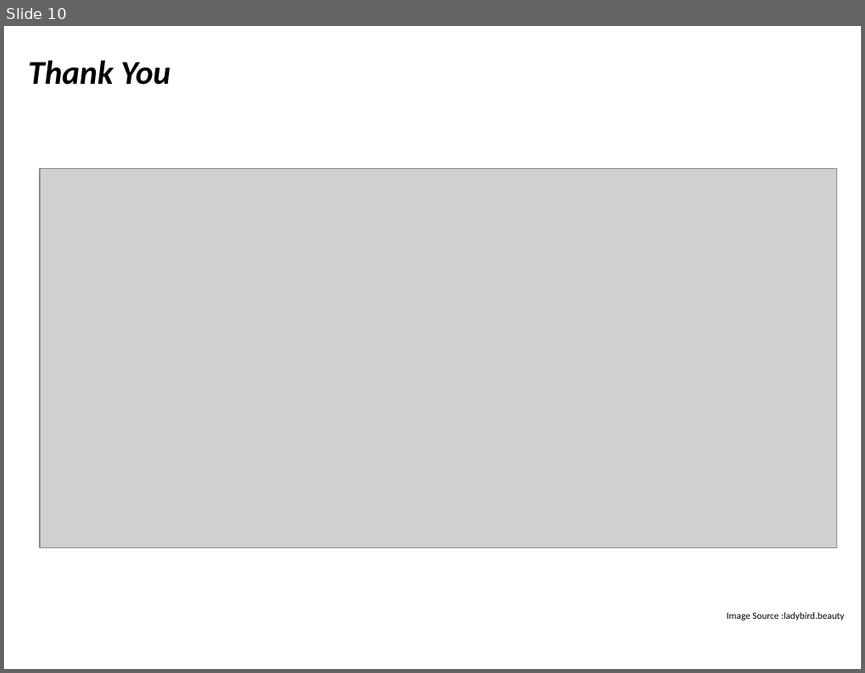
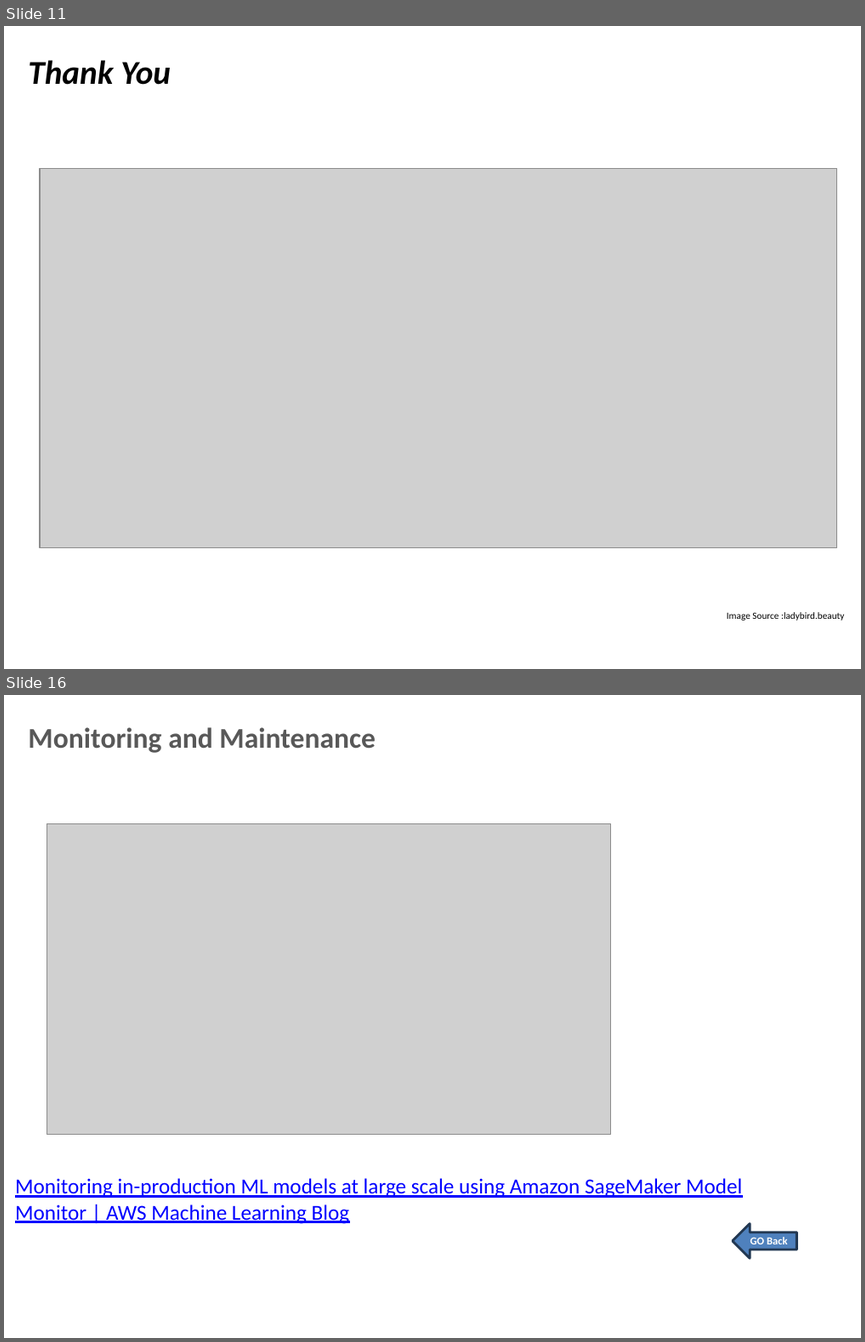
Before and after one commit to anirudhyadav/ISBG4FP1, a slide deck: Foundation_Project_G4__Final_Review_Trending_Jobs.pptx. Shown one above the other, each under a label of ours: slide 10 before the commit, slides 11 and 16 after it; the slides between them are not shown. The pictures are 865x673 and 865x1342 pixels, drawn with LibreOffice and Linux fonts; fonts in the diff are those of the drawing; grey boxes stand for pictures; background and template pictures are left out. Boxes give left, top, right and bottom in pixels: in the first picture for what was removed or moved away, otherwise in the second. Text is boxed around its words. In the diff, an @@ line names an element or a change of style, - is before the commit and + after.

```diff
--- a/Foundation_Project_G4__Final_Review_Trending_Jobs.pptx
+++ b/Foundation_Project_G4__Final_Review_Trending_Jobs.pptx
@@ slide 16 added at (x1=4, y1=695, x2=861, y2=1338), background picture (left out); not listed: 1 template element that a slide beside it also shows @@
@@ title added at (x1=28, y1=727, x2=375, y2=753), 24 pt, text #585858, bold @@
+Monitoring and Maintenance
@@ picture added at (x1=46, y1=823, x2=611, y2=1134) @@
@@ text added at (x1=15, y1=1178, x2=742, y2=1224), 18 pt, text #0000FF, underline @@
+Monitoring in-production ML models at large scale using Amazon SageMaker Model Monitor | AWS Machine Learning Blog
@@ left arrow added at (x1=732, y1=1224, x2=796, y2=1258), fill #4F81BD, outline #233953 2 pt, 9 pt, text #FFFFFF, bold @@
+GO Back
@@ what was slide 10 is now slide 11 @@
```
Also in this commit, not shown: 6 slides changed, 4 other slides added, 2 slides removed, 2 other files.
